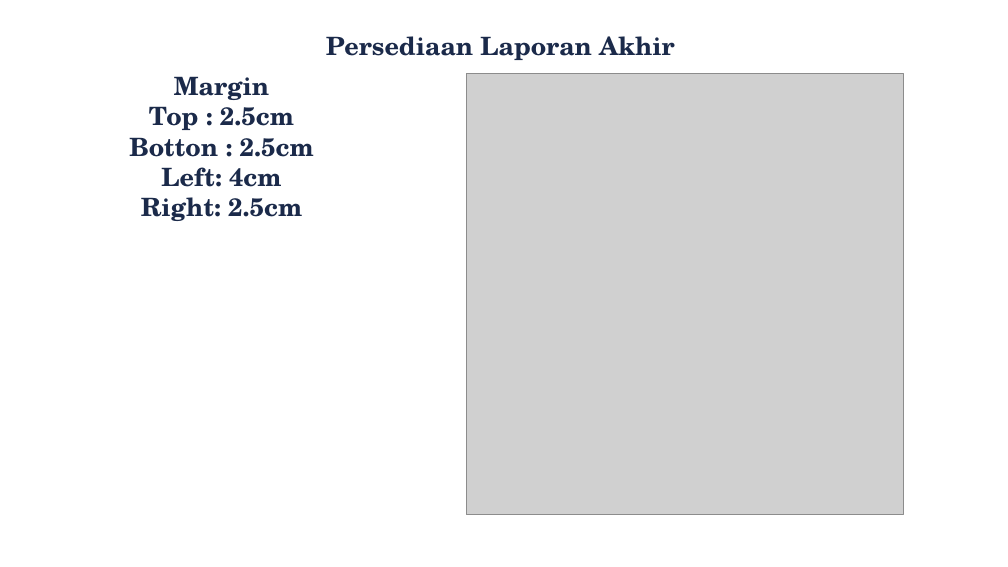
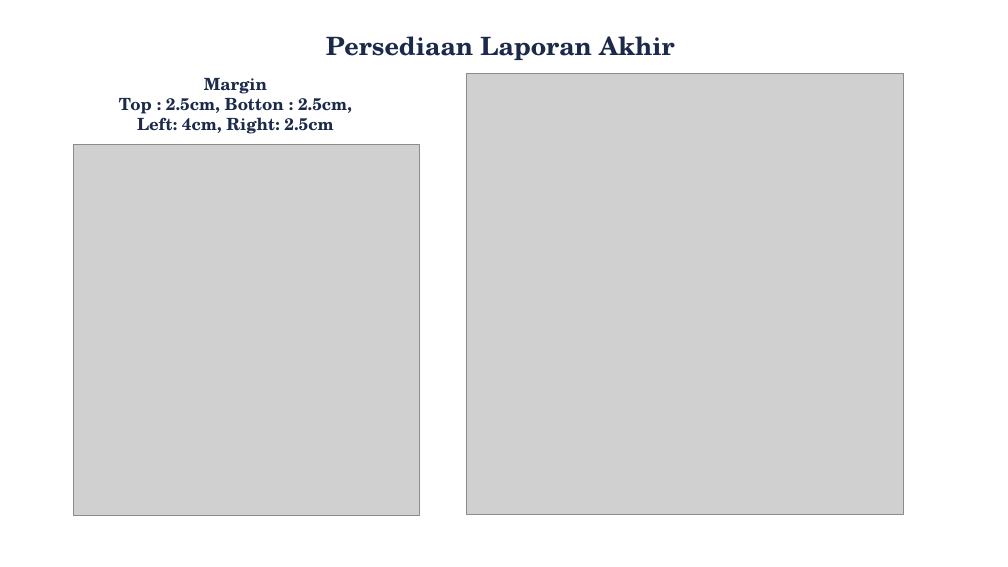
Before and after one commit to cikdet/KVreportformat, a slide deck: slide 14 of KV_PTA_KVSegamat_Sept2026_edit.pptx (slide 17 before the commit). Drawn at 1008x567 pixels with LibreOffice and Linux fonts; fonts in the diff are those of the drawing; grey boxes stand for pictures; background and template pictures are left out. Boxes give left, top, right and bottom in pixels: in the first picture for what was removed or moved away, otherwise in the second. Text is boxed around its words. In the diff, an @@ line names an element or a change of style, - is before the commit and + after.

```diff
--- a/KV_PTA_KVSegamat_Sept2026_edit.pptx
+++ b/KV_PTA_KVSegamat_Sept2026_edit.pptx
@@ text "Margin" moved from (x1=129, y1=76, x2=314, y2=221) to (x1=119, y1=78, x2=352, y2=134) @@
@@ text at (x1=204, y1=78, x2=267, y2=94): size 24 to 16 pt in "Margin" @@
@@ text at (x1=119, y1=93, x2=352, y2=134): text changed; size 24 to 16 pt @@
-Top : 2.5cm
-Botton : 2.5cm
-Left: 4cm
-Right: 2.5cm
+Top : 2.5cm, Botton : 2.5cm,
+Left: 4cm, Right: 2.5cm
@@ picture added at (x1=73, y1=144, x2=419, y2=516) @@
```
Also in this commit, not shown: 5 other slides changed, 1 slide added, 3 slides removed, 3 other files.
